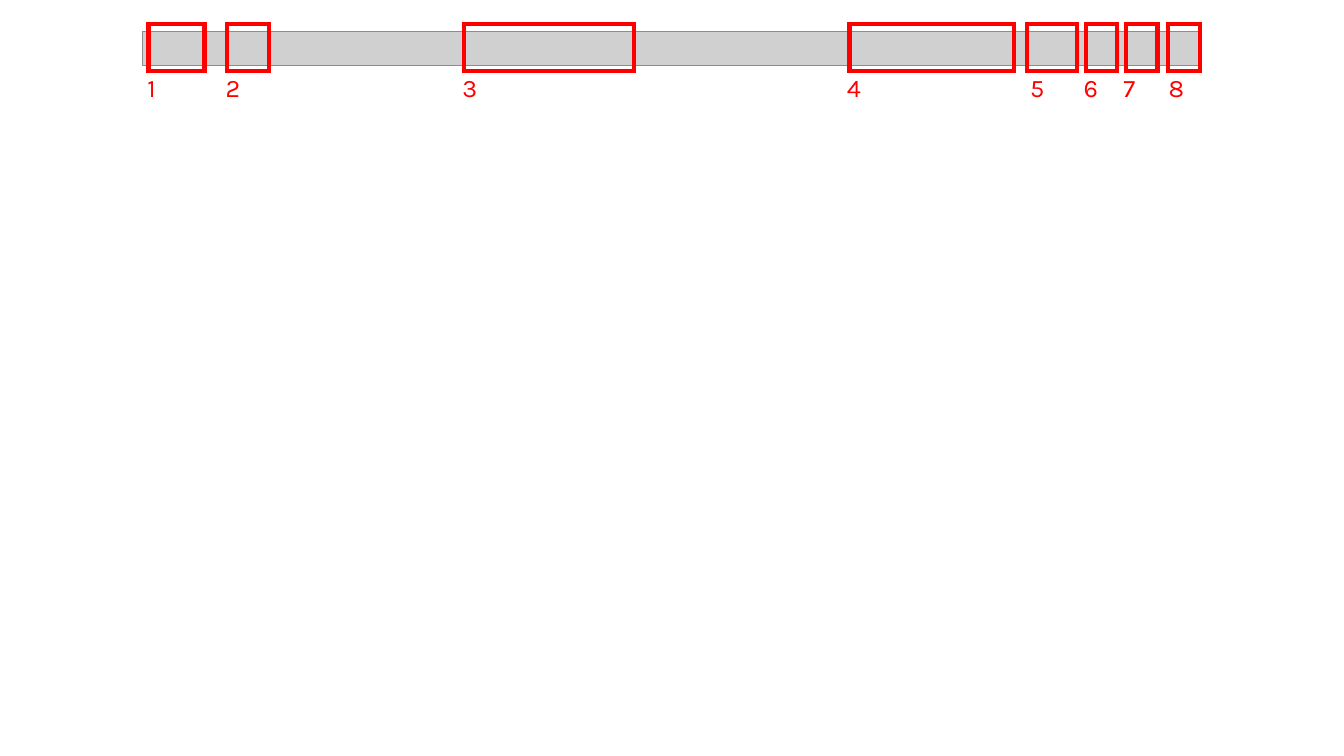
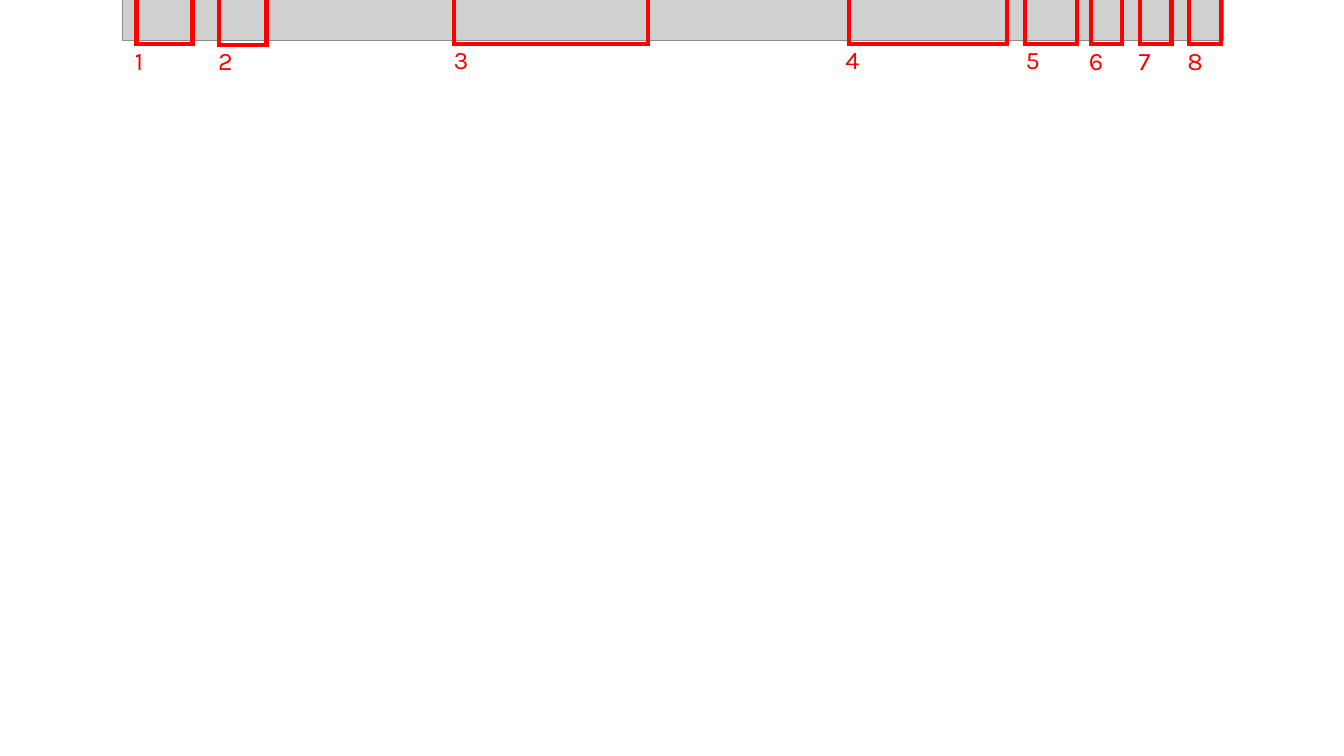
Before and after one commit to EdgeFirstAI/documentation, a slide deck: slide 8 of images_with_layers.pptx (slide 4 before the commit). Drawn at 1344x756 pixels with LibreOffice and Linux fonts; fonts in the diff are those of the drawing; grey boxes stand for pictures. Boxes give left, top, right and bottom in pixels: in the first picture for what was removed or moved away, otherwise in the second. Text is boxed around its words. In the diff, an @@ line names an element or a change of style, - is before the commit and + after.

```diff
--- a/images_with_layers.pptx
+++ b/images_with_layers.pptx
@@ picture added at [122,0,1223,40] @@
@@ rectangle: place and size @@
-rectangle at [148,24,205,72]
+rectangle at [136,0,193,44]
@@ rectangle: place and size @@
-rectangle at [227,24,269,72]
+rectangle at [219,0,266,45]
@@ rectangle: place and size @@
-rectangle at [464,24,633,72]
+rectangle at [454,0,647,44]
@@ rectangle: place and size @@
-rectangle at [850,24,1015,72]
+rectangle at [849,0,1006,44]
@@ rectangle: place and size @@
-rectangle at [1027,24,1078,72]
+rectangle at [1025,0,1078,44]
@@ rectangle: place and size @@
-rectangle at [1086,24,1117,72]
+rectangle at [1091,0,1122,44]
@@ rectangle: place and size @@
-rectangle at [1126,24,1157,72]
+rectangle at [1140,0,1172,44]
@@ rectangle: place and size @@
-rectangle at [1169,24,1200,72]
+rectangle at [1190,0,1221,44]
@@ text "1": place and size @@
-text "1" at [147,81,155,97]
+text "1" at [135,54,143,70]
@@ picture removed at [143,31,1199,65] @@
@@ text "2": place and size @@
-text "2" at [226,81,241,97]
+text "2" at [218,54,233,70]
@@ text "3": place and size @@
-text "3" at [462,81,477,98]
+text "3" at [454,53,469,70]
@@ text "4": place and size @@
-text "4" at [847,81,861,97]
+text "4" at [845,53,859,69]
@@ text "5": place and size @@
-text "5" at [1030,81,1044,98]
+text "5" at [1026,53,1040,70]
@@ text "6": place and size @@
-text "6" at [1084,81,1098,98]
+text "6" at [1089,54,1103,71]
@@ text "7": place and size @@
-text "7" at [1123,81,1135,97]
+text "7" at [1139,54,1151,70]
@@ text "8": place and size @@
-text "8" at [1169,81,1184,98]
+text "8" at [1187,54,1202,71]
```
Also in this commit, not shown: 1 other slide changed, 11 slides added, 1 slide removed, 18 other files.
